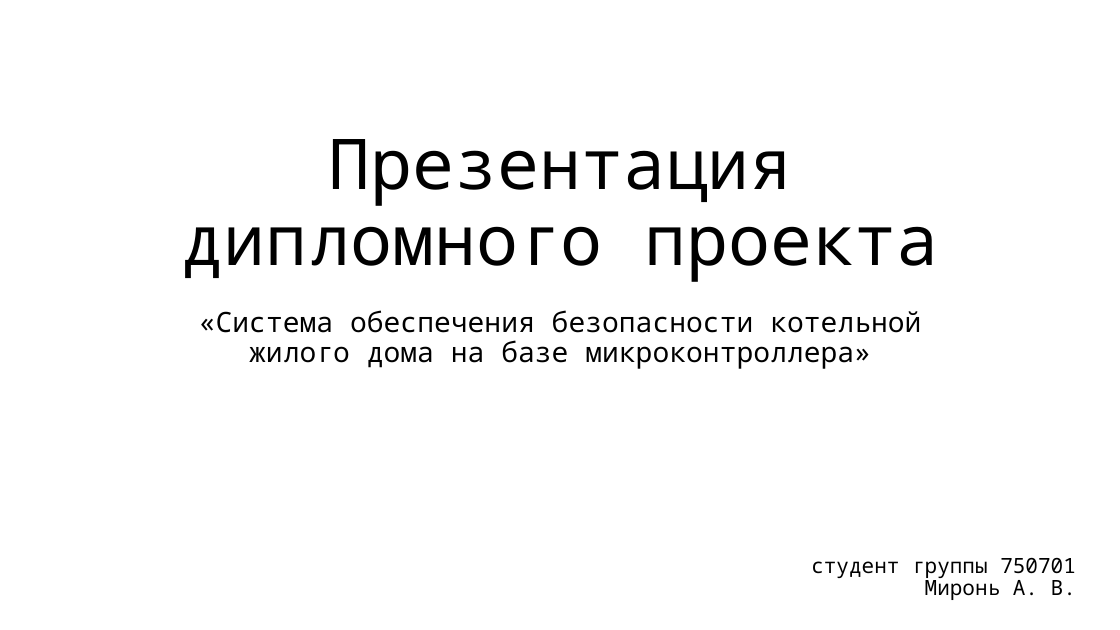
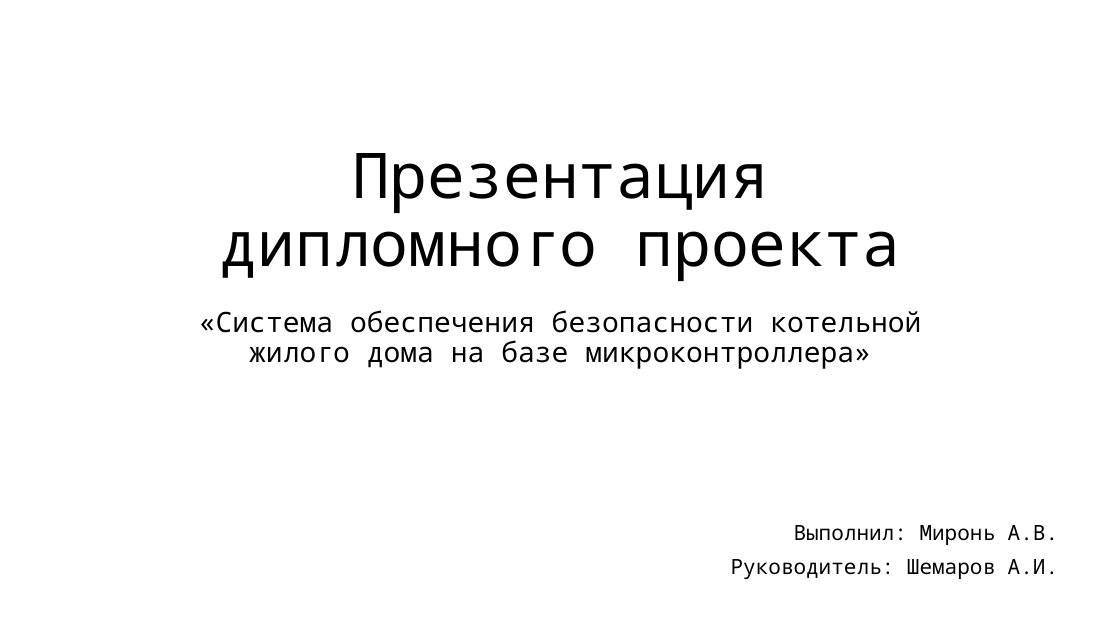
Before and after one commit to SN4NTR/ArduinoSecuritySystem, a slide deck: slide 1 of Final/Presentation.pptx. Drawn at 1120x630 pixels with LibreOffice and Linux fonts; fonts in the diff are those of the drawing. Boxes give left, top, right and bottom in pixels: in the first picture for what was removed or moved away, otherwise in the second. Text is boxed around its words. In the diff, an @@ line names an element or a change of style, - is before the commit and + after.

```diff
--- a/Final/Presentation.pptx
+++ b/Final/Presentation.pptx
@@ title "Презентация дипломного проекта" at bbox=[220, 153, 901, 281]: size 60 to 54 pt @@
@@ text at bbox=[731, 525, 1058, 579]: text changed @@
-студент группы 750701
-Миронь А. В.
+Выполнил: Миронь А.В.
+Руководитель: Шемаров А.И.
```
Also in this commit, not shown: 5 other slides changed, 2 slides added, 2 other files.
